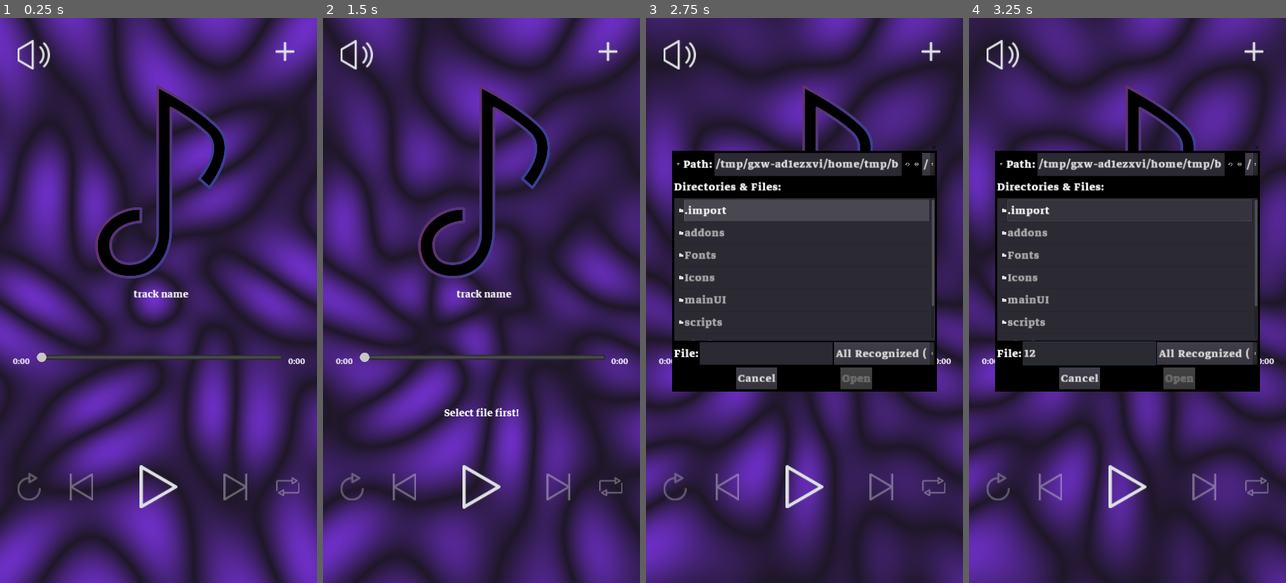
Above: before the commit, frames 1-4 (left to right).
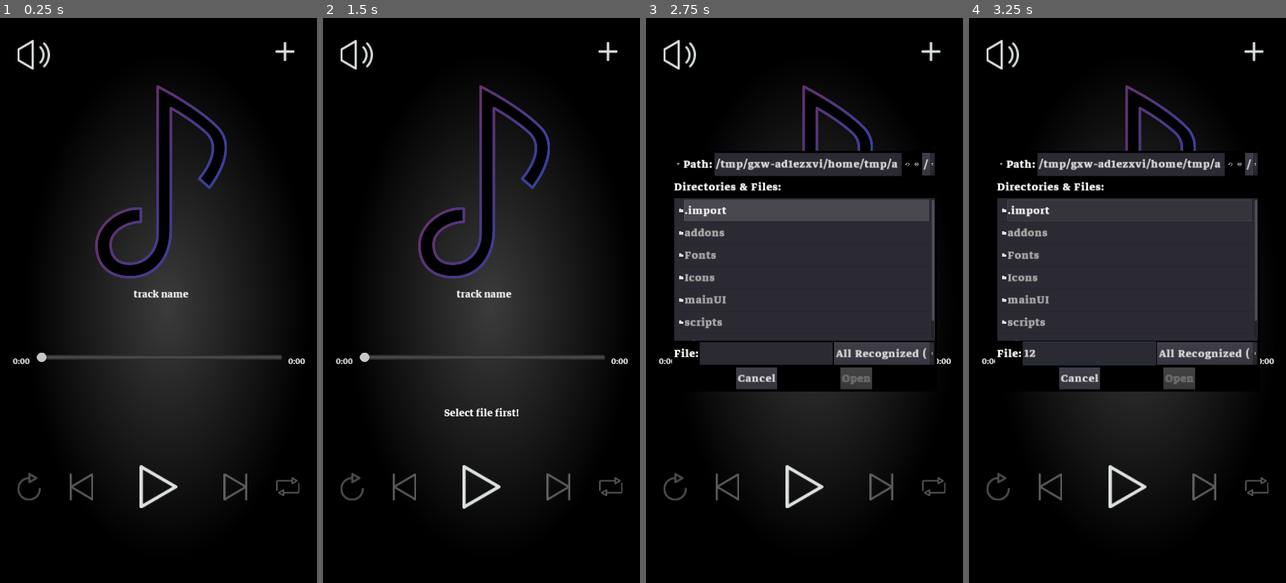
Above: after the commit, the same moments.

Repository: Atef98/Music-player
Game: Godot game, scene res://mainUI/main_window.tscn
Same seed, same stepped clock (60 frames per second), same inputs: the game is played once before the commit and once after it.
Inputs (mouse positions are in pixels of both pictures, inside the frame that each line leads up to):
- Up to frame 1 (0.25 s): no input
- Up to frame 2 (1.5 s): click (481, 486) at 0.5 s; click (481, 486) at 1.25 s
- Up to frame 3 (2.75 s): click (931, 51) at 2 s
- Up to frame 4 (3.25 s): click (1089, 351) at 2.77 s; type "12" at 2.85 s

The runs differ from the first frame. In frame 1, 90% of the frame differs, in the area x 0-100%, y 0-100%; in frame 2, 90%; in frame 3, 62%; in frame 4, 62%.

Commit message:
fix bugs

Diff:
--- a/Shaders/Background.shader
+++ /dev/null
@@ -1,36 +0,0 @@
-shader_type canvas_item;
-// Background Noise
-
-uniform mat2 _rot = mat2( vec2(0.5, 0.86), vec2(-0.86, 0.5));
-uniform float _speed = .6;
-uniform float _gradation : hint_range(0,2) = 0.5;
-
-float wave(vec2 p) {
-	float v = sin(p.x+sin(p.y) + sin(p.y*.43));
-	return v*v;
-}
-
-float map(float time, vec2 p) {
-	float v = 0.0;
-	v += wave(p);
-	p.x += time * _speed;
-	p = p * _rot;
-	v += wave(p);
-	p.x += time * _speed * .17;
-	p = p * _rot;
-	v += wave(p);
-	v = abs(1.5 - v);
-
-	return v;
-}
-
-void fragment()
-{
-	vec2 resolution = 1.0 / SCREEN_PIXEL_SIZE;
-	vec2 uv = (FRAGCOORD.xy * 2.0 - resolution.xy) / min(resolution.x, resolution.y);
-	vec2 p = normalize(vec3(uv.xy, 2.3)).xy * 10.0;
-	p.y += TIME * _speed * 0.3;
-	float v=map(TIME, p);
-
-	COLOR = vec4((v * .7 + texture(SCREEN_TEXTURE,SCREEN_UV).r) / 2.0, (v * .3 + texture(SCREEN_TEXTURE,SCREEN_UV).g) / 2.0, (v * 0.49 + texture(SCREEN_TEXTURE,SCREEN_UV).b / 2.0), _gradation);
-}
--- a/mainUI/main_window.tscn
+++ b/mainUI/main_window.tscn
@@ -14,7 +14,6 @@
 [ext_resource path="res://scripts/PlayerLength_container.gd" type="Script" id=13]
 [ext_resource path="res://Icons/g1172.png" type="Texture" id=14]
 [ext_resource path="res://Fonts/MarkaziText-Bold.ttf" type="DynamicFontData" id=15]
-[ext_resource path="res://Shaders/Background.shader" type="Shader" id=16]
 [ext_resource path="res://mainUI/Dialog.tscn" type="PackedScene" id=17]
 [ext_resource path="res://scripts/PlayerControl_Container.gd" type="Script" id=18]
 [ext_resource path="res://mainUI/FileDialog.tscn" type="PackedScene" id=19]
@@ -49,13 +48,19 @@
 WindowDialog/icons/close_highlight = null
 WindowDialog/styles/panel = SubResource( 11 )
 
-[sub_resource type="ShaderMaterial" id=9]
-shader = ExtResource( 16 )
-shader_param/_rot = Transform2D( 0.5, -0.86, 0.86, 0.524, 0, 0 )
-shader_param/_speed = 0.6
-shader_param/_gradation = 0.9
-
-[sub_resource type="Theme" id=8]
+[sub_resource type="Theme" id=18]
+
+[sub_resource type="Gradient" id=19]
+colors = PoolColorArray( 0.235294, 0.235294, 0.235294, 1, 0, 0, 0, 1 )
+
+[sub_resource type="GradientTexture2D" id=20]
+gradient = SubResource( 19 )
+width = 1080
+height = 1920
+use_hdr = true
+fill = 1
+fill_from = Vector2( 0.528061, 0.509722 )
+fill_to = Vector2( 0.109694, 0.3375 )
 
 [sub_resource type="DynamicFont" id=14]
 size = 38
@@ -166,16 +171,15 @@
 window_title = "    "
 show_hidden_files = true
 
-[node name="Background" type="ColorRect" parent="."]
-self_modulate = Color( 0.654902, 0.454902, 0.933333, 1 )
+[node name="Background" type="TextureRect" parent="."]
 show_behind_parent = true
-material = SubResource( 9 )
 anchor_right = 1.0
 anchor_bottom = 1.0
 focus_mode = 1
 mouse_filter = 2
 size_flags_vertical = 6
-theme = SubResource( 8 )
+theme = SubResource( 18 )
+texture = SubResource( 20 )
 
 [node name="Btn_open" type="Button" parent="."]
 anchor_left = 1.0
